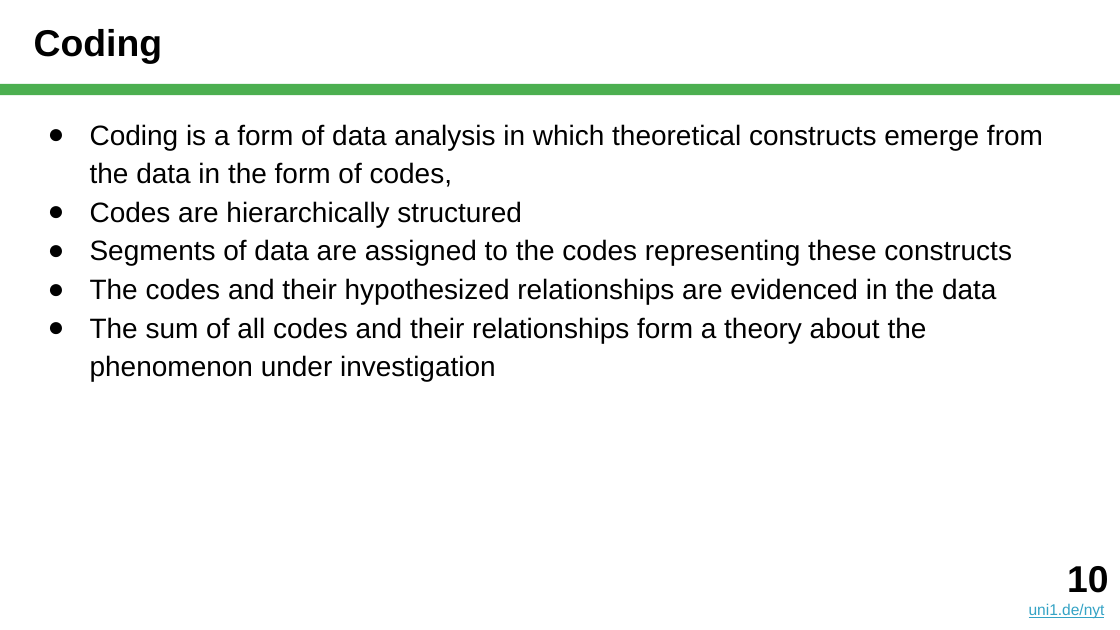
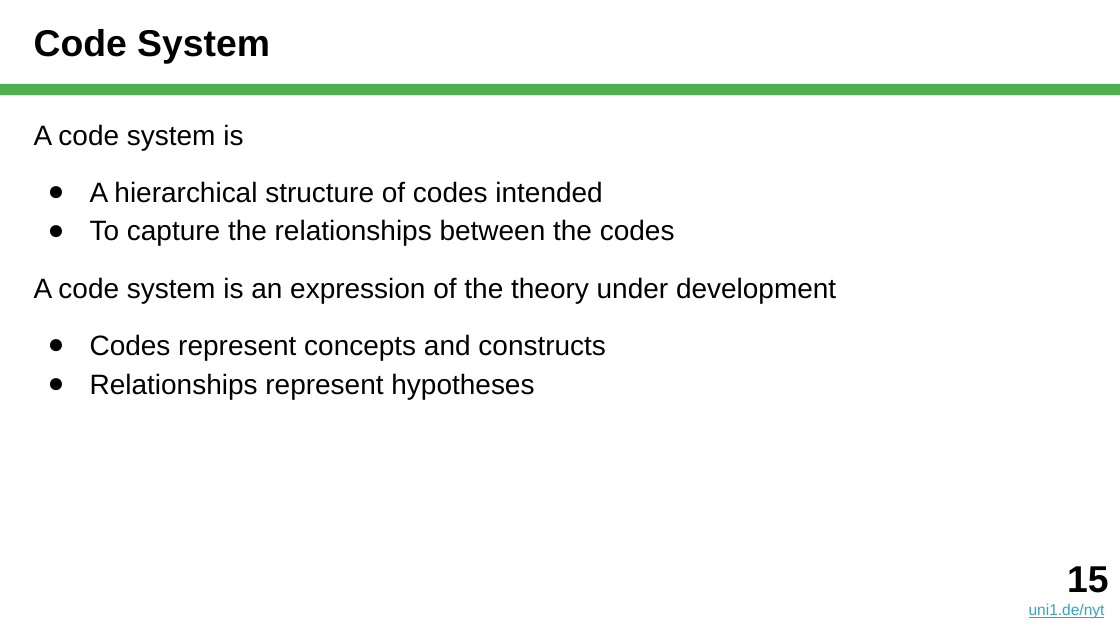
Before and after one commit to dirkriehle/nyt-course, a slide deck: slide 15 of Lecture slides/NYT B03 - Qualitative Data Analysis.pptx (slide 10 before the commit). Drawn at 1120x630 pixels with LibreOffice and Linux fonts; fonts in the diff are those of the drawing. Boxes give left, top, right and bottom in pixels: in the first picture for what was removed or moved away, otherwise in the second. Text is boxed around its words. In the diff, an @@ line names an element or a change of style, - is before the commit and + after.

```diff
--- a/Lecture slides/NYT B03 - Qualitative Data Analysis.pptx
+++ b/Lecture slides/NYT B03 - Qualitative Data Analysis.pptx
@@ title at (34,29,270,64): text changed @@
-Coding
+Code System
@@ text at (34,124,836,399): text changed @@
-● Coding is a form of data analysis in which theoretical constructs emerge from the data in the form of codes,
-● Codes are hierarchically structured
-● Segments of data are assigned to the codes representing these constructs
-● The codes and their hypothesized relationships are evidenced in the data
-● The sum of all codes and their relationships form a theory about the phenomenon under investigation
+A code system is
+● A hierarchical structure of codes intended
+● To capture the relationships between the codes
+A code system is an expression of the theory under development
+● Codes represent concepts and constructs
+● Relationships represent hypotheses
@@ text at (1067,566,1108,593): text changed @@
-10
+15
```
Also in this commit, not shown: 14 other slides changed, 40 slides added, 24 slides removed, 3 other files.
